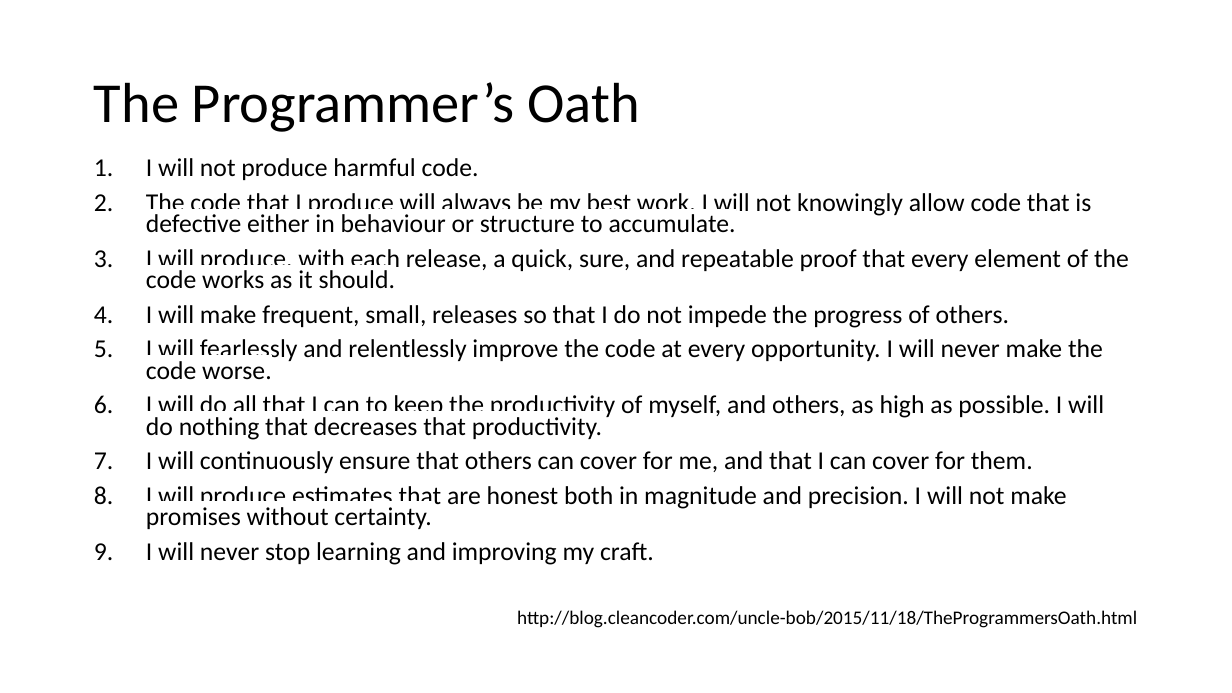
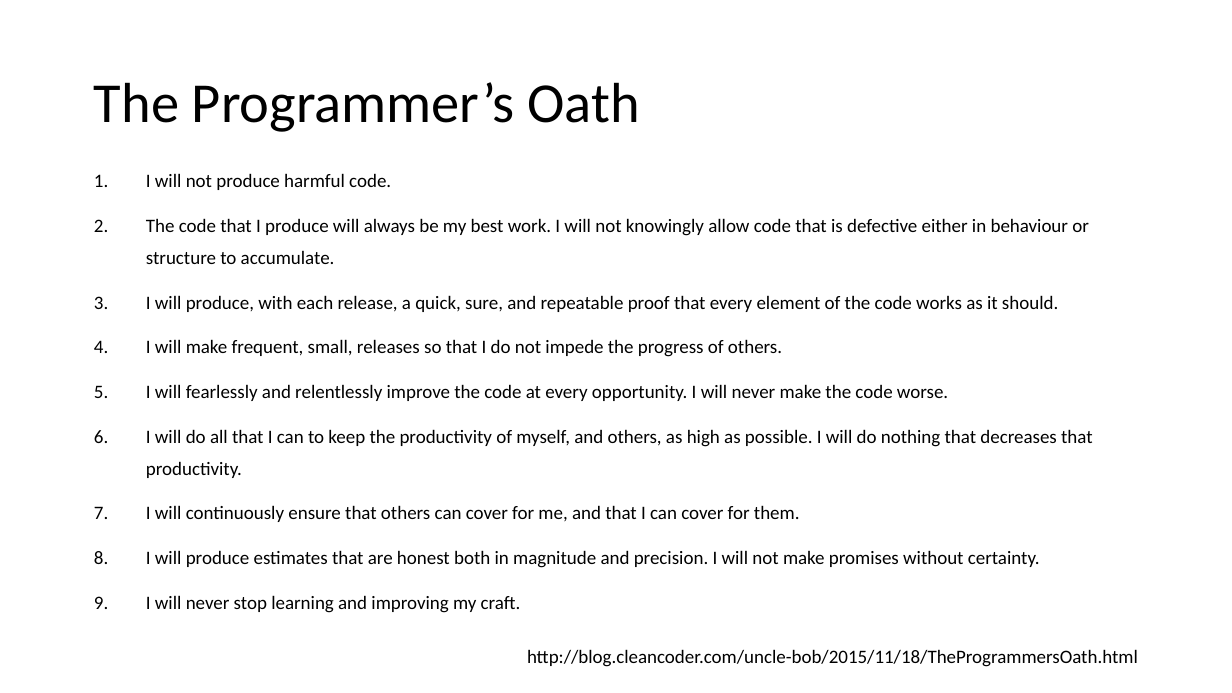
Before and after one commit to docljn/phpunit-or-prophecy-for-mocks, a slide deck: slide 8 of Creating Unit Test Mocks - PHPUnit or Prophecy.odp. Drawn at 1232x693 pixels with LibreOffice and Linux fonts; fonts in the diff are those of the drawing. Boxes give left, top, right and bottom in pixels: in the first picture for what was removed or moved away, otherwise in the second. Text is boxed around its words. In the diff, an @@ line names an element or a change of style, - is before the commit and + after.

```diff
--- a/Creating Unit Test Mocks - PHPUnit or Prophecy.odp
+++ b/Creating Unit Test Mocks - PHPUnit or Prophecy.odp
@@ text "I will not produce harmful ..." at box(146, 173, 1138, 667): size 20 to 14.8 pt; size 15 to 14.8 pt in "http://blog.cleancoder.com/uncle-bob/2015/11/18/TheProgramme ..."; line spacing 0.7 to 1.4; line spacing 0.7 to 0.6 @@
```
Also in this commit, not shown: 3 other slides changed, 1 slide added.
